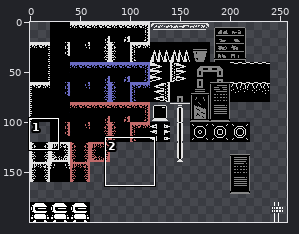
File history of a sprite sheet, assets/sprites/Tilemap_Packed.png. The picture above shows the old version from afar; the outline marks the close-up.
Close-up. Old version:
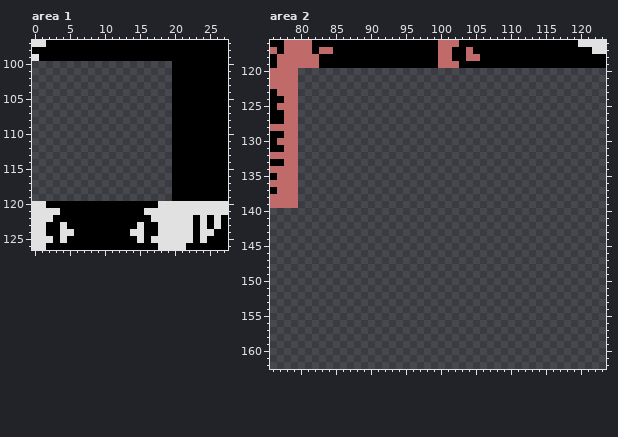
The file is 300x200 pixels. Colours within 5 levels of each other are drawn and written as one. Shown: area 1: x 0..27, y 97..126; area 2: x 76..123, y 116..162. The wide view leaves out empty margins.
The same view after the edit:
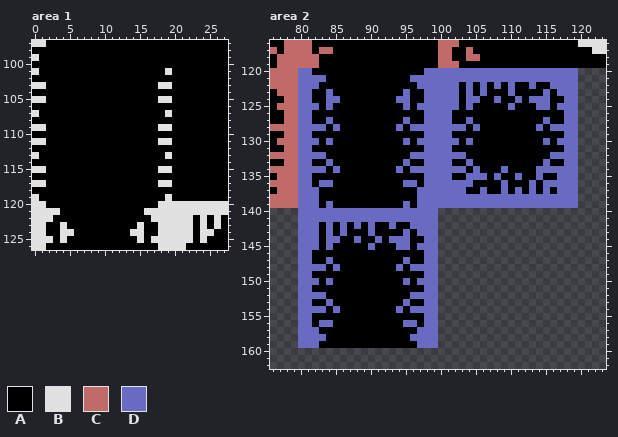
Palette (. is transparent): A #000000  B #e1e1e1  C #c16a6a  D #696ac1
Message: updated tilemap added - blue variant of the double sided tiles - added double sided wall climb tiles
Diff:
--- area 1
@@ x 0..27 @@
  99 BAAAAAAAAAAAAAAAAAAAAAAAAAAA
-100 ....................AAAAAAAA
-101 ....................AAAAAAAA
-102 ....................AAAAAAAA
-103 ....................AAAAAAAA
-104 ....................AAAAAAAA
-105 ....................AAAAAAAA
-106 ....................AAAAAAAA
-107 ....................AAAAAAAA
-108 ....................AAAAAAAA
-109 ....................AAAAAAAA
-110 ....................AAAAAAAA
-111 ....................AAAAAAAA
-112 ....................AAAAAAAA
-113 ....................AAAAAAAA
-114 ....................AAAAAAAA
-115 ....................AAAAAAAA
-116 ....................AAAAAAAA
-117 ....................AAAAAAAA
-118 ....................AAAAAAAA
-119 ....................AAAAAAAA
+100 AAAAAAAAAAAAAAAAAAAAAAAAAAAA
+101 BAAAAAAAAAAAAAAAAAABAAAAAAAA
+102 AAAAAAAAAAAAAAAAAAAAAAAAAAAA
+103 BBAAAAAAAAAAAAAAAABBAAAAAAAA
+104 AAAAAAAAAAAAAAAAAAAAAAAAAAAA
+105 BBAAAAAAAAAAAAAAAABBAAAAAAAA
+106 AAAAAAAAAAAAAAAAAAAAAAAAAAAA
+107 BAAAAAAAAAAAAAAAAAABAAAAAAAA
+108 AAAAAAAAAAAAAAAAAAAAAAAAAAAA
+109 BBAAAAAAAAAAAAAAAABBAAAAAAAA
+110 AAAAAAAAAAAAAAAAAAAAAAAAAAAA
+111 BBAAAAAAAAAAAAAAAABBAAAAAAAA
+112 AAAAAAAAAAAAAAAAAAAAAAAAAAAA
+113 BAAAAAAAAAAAAAAAAAABAAAAAAAA
+114 AAAAAAAAAAAAAAAAAAAAAAAAAAAA
+115 BBAAAAAAAAAAAAAAAABBAAAAAAAA
+116 AAAAAAAAAAAAAAAAAAAAAAAAAAAA
+117 BBAAAAAAAAAAAAAAAABBAAAAAAAA
+118 AAAAAAAAAAAAAAAAAAAAAAAAAAAA
+119 BAAAAAAAAAAAAAAAAAABAAAAAAAA
 120 BBAAAAAAAAAAAAAAAABBBBBBBBBB
--- area 2
@@ x 76..123 @@
 119 ACCCCCCAAAAAAAAAAAAAAAAACCCAAAAAAAAAAAAAAAAAAAAA
-120 CCCC............................................
-121 CCCC............................................
-122 CCCC............................................
-123 ACCC............................................
-124 AACC............................................
-125 ACCC............................................
-126 AACC............................................
-127 AACC............................................
-128 CCCC............................................
-129 AACC............................................
-130 ACCC............................................
-131 AACC............................................
-132 CCCC............................................
-133 AACC............................................
-134 CCCC............................................
-135 ACCC............................................
-136 CCCC............................................
-137 ACCC............................................
-138 CCCC............................................
-139 CCCC............................................
-140 ................................................
-141 ................................................
-142 ................................................
-143 ................................................
-144 ................................................
-145 ................................................
-146 ................................................
-147 ................................................
-148 ................................................
-149 ................................................
-150 ................................................
-151 ................................................
-152 ................................................
-153 ................................................
-154 ................................................
-155 ................................................
-156 ................................................
-157 ................................................
-158 ................................................
-159 ................................................
+120 CCCCDDAAAAAAAAAAAAAAAADDDDDDDDDDDDDDDDDDDDDD....
+121 CCCCDDDDAAAAAAAAAAAADDDDDDDDDDDDDDDDDDDDDDDD....
+122 CCCCDDDAAAAAAAAAAAAAADDDDDDADADADADAADAADDDD....
+123 ACCCDDAADAAAAAAAAAADAADDDDDADADAAADAAAADADDD....
+124 AACCDDAADDAAAAAAAADDAADDDDDADDAADAADADDDAADD....
+125 ACCCDDDADAAAAAAAAAADADDDDDDADAAAAADAAADDADDD....
+126 AACCDDAAAAAAAAAAAAAAAADDDDAAAAAAAAAAAAAAAADD....
+127 AACCDDAADAAAAAAAAAADAADDDDAADAAAAAAAAAADAADD....
+128 CCCCDDDDADAAAAAAAADADDDDDDDDADAAAAAAAADADDDD....
+129 AACCDDAAAAAAAAAAAAAAAADDDDAAAAAAAAAAAAAAAADD....
+130 ACCCDDDADAAAAAAAAAADADDDDDDADAAAAAAAAAADADDD....
+131 AACCDDAAAAAAAAAAAAAAAADDDDAAAAAAAAAAAAAAAADD....
+132 CCCCDDDDAAAAAAAAAAAADDDDDDDDAAAAAAAAAAAADDDD....
+133 AACCDDAADAAAAAAAAAADAADDDDAADAAAAAAAAAADAADD....
+134 CCCCDDDDADAAAAAAAADADDDDDDDDADAAADAAAADDDDDD....
+135 ACCCDDAAAAAAAAAAAAAAAADDDDAADDDADAADAADAADDD....
+136 CCCCDDADDAAAAAAAAAADDADDDDDDDAAAADAAADADDDDD....
+137 ACCCDDDAAAAAAAAAAAAAADDDDDDDAADAADADADADADDD....
+138 CCCCDDDAAAAAAAAAAAAAADDDDDDDDDDDDDDDDDDDDDDD....
+139 CCCCDDDADAAAAAAAAAADADDDDDDDDDDDDDDDDDDDDDDD....
+140 ....DDDDDDDDDDDDDDDDDDDD........................
+141 ....DDDDDDDDDDDDDDDDDDDD........................
+142 ....DDDADADADADAADAADDDD........................
+143 ....DDDADADAAADAAAADADDD........................
+144 ....DDDADDAADAADADDDAADD........................
+145 ....DDDADAAAAADAAADDADDD........................
+146 ....DDAAAAAAAAAAAAAAAADD........................
+147 ....DDAADAAAAAAAAAADAADD........................
+148 ....DDDDADAAAAAAAADADDDD........................
+149 ....DDAAAAAAAAAAAAAAAADD........................
+150 ....DDDADAAAAAAAAAADADDD........................
+151 ....DDAAAAAAAAAAAAAAAADD........................
+152 ....DDDDAAAAAAAAAAAADDDD........................
+153 ....DDAADAAAAAAAAAADAADD........................
+154 ....DDDDADAAAAAAAADADDDD........................
+155 ....DDAAAAAAAAAAAAAAAADD........................
+156 ....DDADDAAAAAAAAAADDADD........................
+157 ....DDDAAAAAAAAAAAAAADDD........................
+158 ....DDDDAAAAAAAAAAAADDDD........................
+159 ....DDDAAAAAAAAAAAAAADDD........................
 160 ................................................
